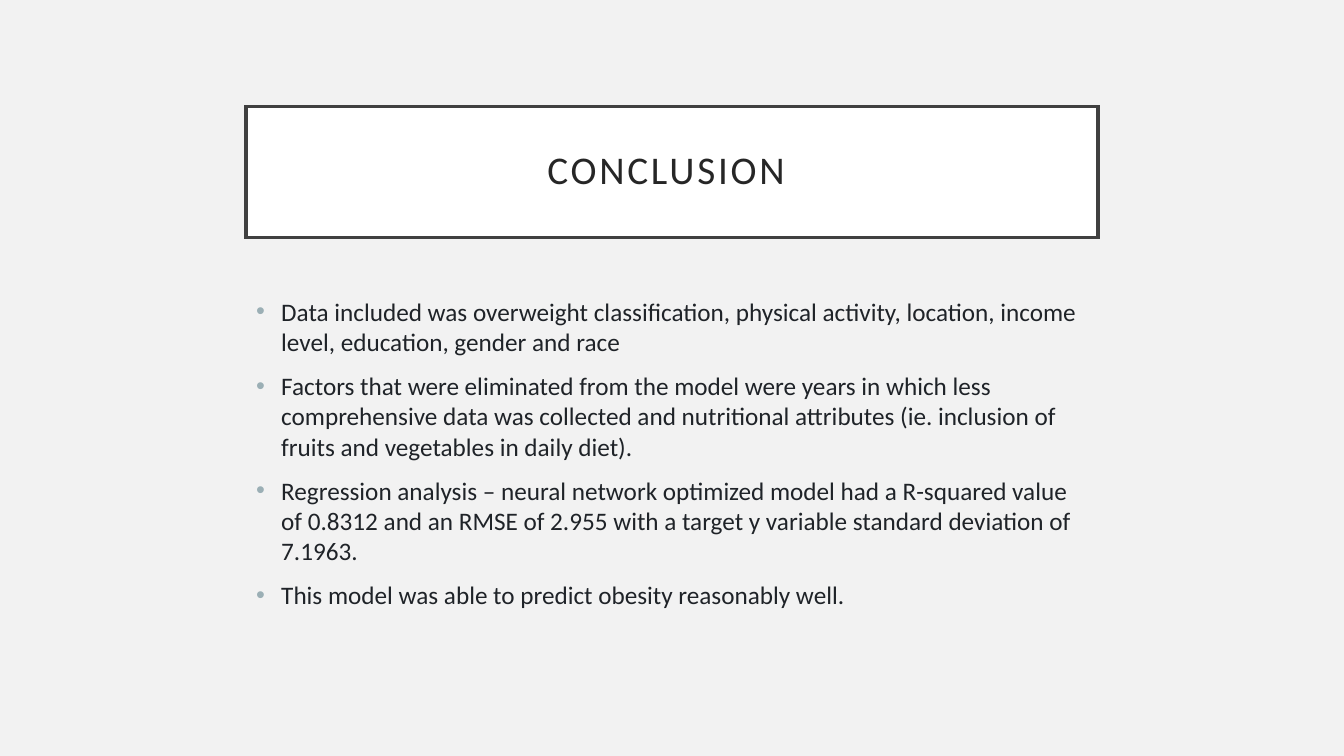
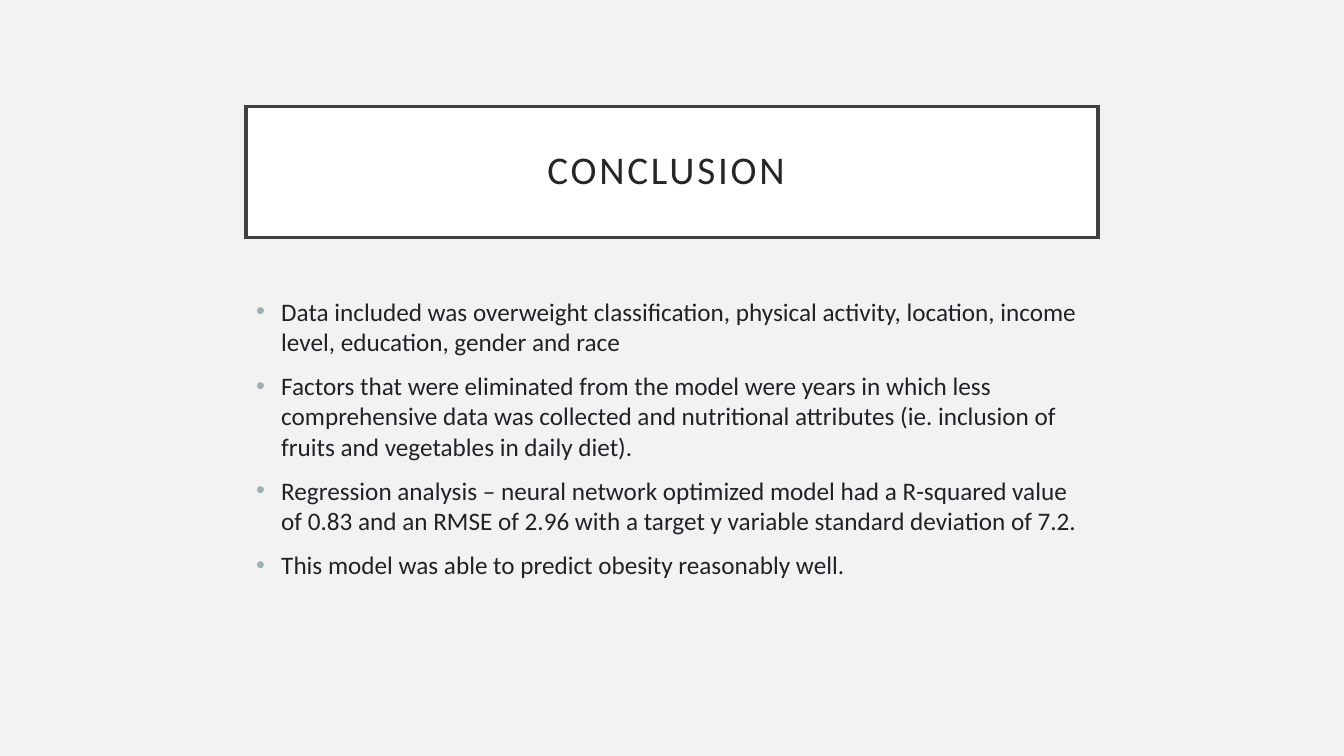
Before and after one commit to saganaga/Obesity-Prediction-Model, a slide deck: slide 14 of ObesityRiskFactors.pptx. Drawn at 1344x756 pixels with LibreOffice and Linux fonts; fonts in the diff are those of the drawing. Boxes give left, top, right and bottom in pixels: in the first picture for what was removed or moved away, otherwise in the second. Text is boxed around its words. In the diff, an @@ line names an element or a change of style, - is before the commit and + after.

```diff
--- a/ObesityRiskFactors.pptx
+++ b/ObesityRiskFactors.pptx
@@ text at box(281, 482, 1076, 535): text changed @@
-• Regression analysis – neural network optimized model had a R-squared value of 0.8312 and an RMSE of 2.955 with a target y variable standard deviation of 7.1963.
+• Regression analysis – neural network optimized model had a R-squared value of 0.83 and an RMSE of 2.96 with a target y variable standard deviation of 7.2.
```
Also in this commit, not shown: 2 other slides changed.
